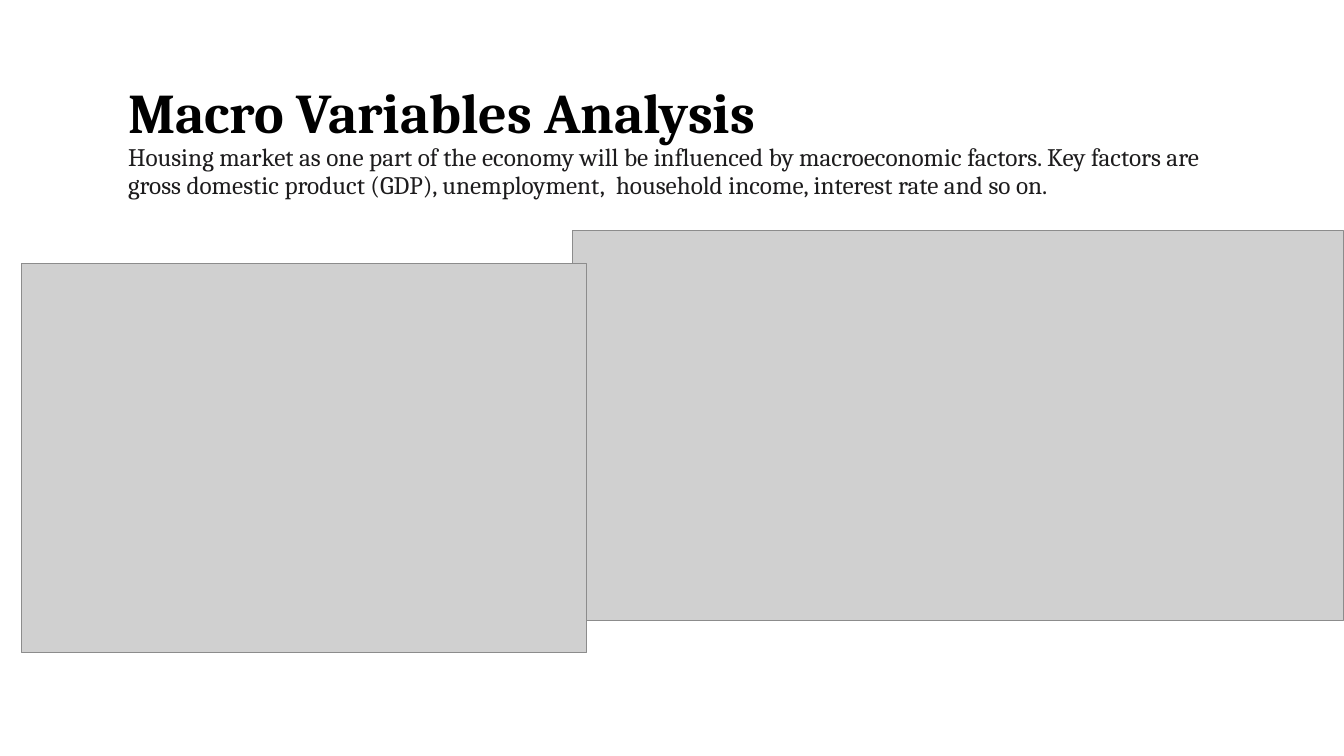
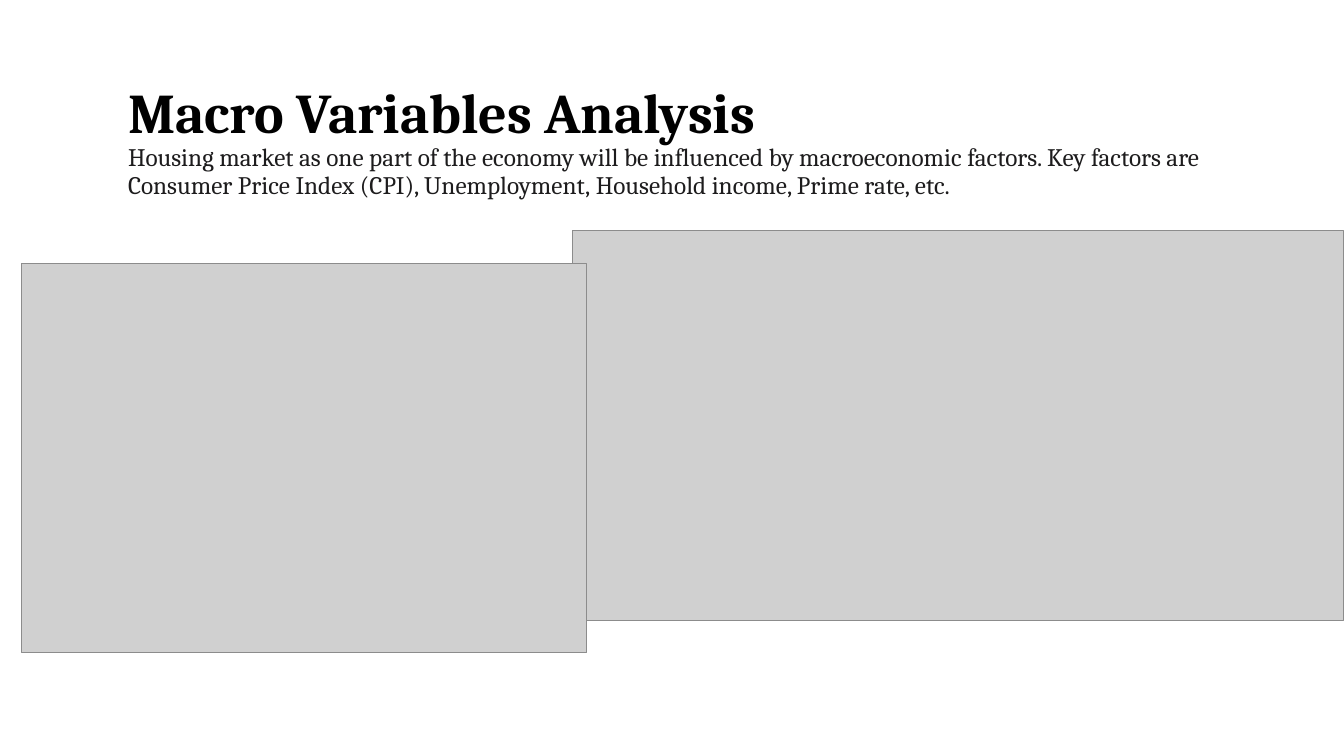
Before and after one commit to FernandaOmalley/Project1, a slide deck: slide 2 of Analysis and Model to Predict Future Sales Prices.pptx. Drawn at 1344x756 pixels with LibreOffice and Linux fonts; fonts in the diff are those of the drawing; grey boxes stand for pictures; background and template pictures are left out. Boxes give left, top, right and bottom in pixels: in the first picture for what was removed or moved away, otherwise in the second. Text is boxed around its words. In the diff, an @@ line names an element or a change of style, - is before the commit and + after.

```diff
--- a/Analysis and Model to Predict Future Sales Prices.pptx
+++ b/Analysis and Model to Predict Future Sales Prices.pptx
@@ title at (x1=128, y1=94, x2=1199, y2=200): text changed @@
-Macro Variables Analysis
-Housing market as one part of the economy will be influenced by macroeconomic factors. Key factors are gross domestic product (GDP), unemployment, household income, interest rate and so on.
+Macro Variables Analysis
+Housing market as one part of the economy will be influenced by macroeconomic factors. Key factors are Consumer Price Index (CPI), Unemployment, Household income, Prime rate, etc.
```
Also in this commit, not shown: 4 other slides changed, 11 other files.
